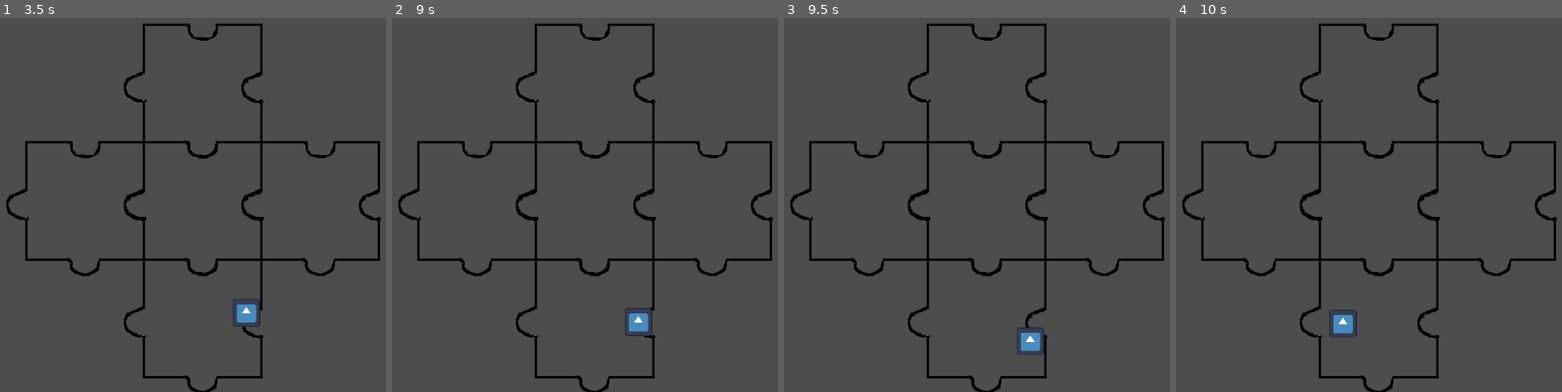
Above: before the commit, frames 1-4 (left to right).
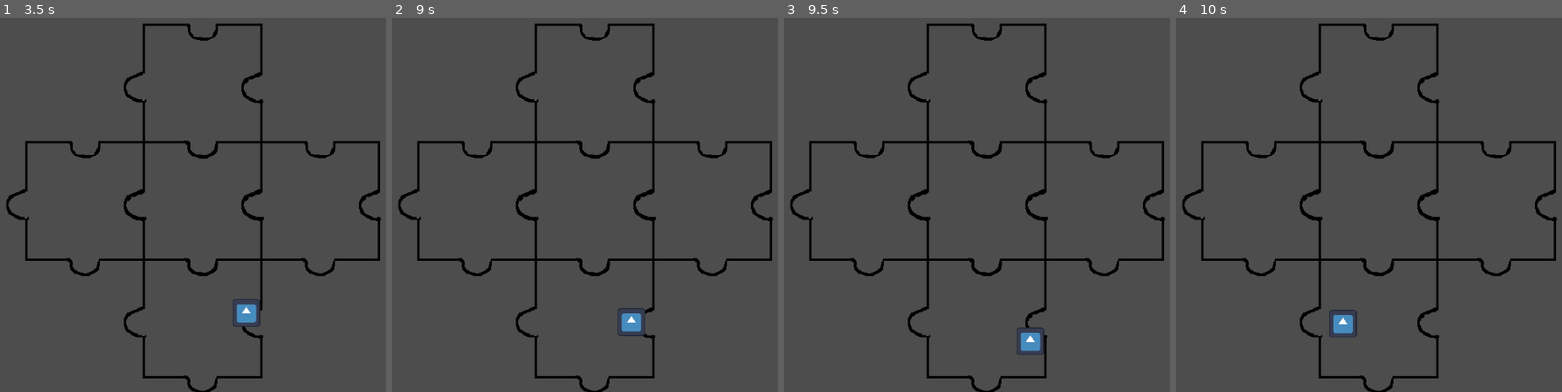
Above: after the commit, the same moments.

Repository: Psonbre/WonderJam2024
Game: Godot game, scene res://Scenes/game.tscn
Same seed, same stepped clock (60 frames per second), same inputs: the game is played once before the commit and once after it. The engine's default icon, where the game draws it, is replaced by a stand-in: a white triangle on a blue panel in a dark square.
Inputs (mouse positions are in pixels of both pictures, inside the frame that each line leads up to):
- Up to frame 1 (3.5 s): move the mouse to (84, 197) at 0.52 s; hold D (Right) 0.53-2.03 s; click (84, 197) at 0.6 s; tap Space (Jump) at 0.77, 1.52, 3.02 s; move the mouse to (204, 201) at 1.27 s; click (204, 201) at 1.35 s; tap Enter at 2 s; move the mouse to (204, 85) at 2.02 s; hold A (Left) 2.03-2.78 s; click (204, 85) at 2.1 s; move the mouse to (320, 201) at 2.77 s; hold D (Right) from 2.78 s (still down); click (320, 201) at 2.85 s
- Up to frame 2 (9 s): move the mouse to (596, 317) at 3.52 s; click (596, 317) at 3.6 s; tap Space (Jump) at 3.77, 4.25, 4.52, 6.02, 6.77, 7.52, 8.75 s; move the mouse to (403, 145) at 4.27 s; release D (Right) at 4.28 s; hold A (Left) 4.28-5.03 s; click (403, 145) at 4.35 s; move the mouse to (639, 201) at 5.02 s; hold D (Right) 5.03-5.78 s; click (639, 201) at 5.1 s; move the mouse to (503, 107) at 5.77 s; hold A (Left) 5.78-7.28 s; click (503, 107) at 5.85 s; move the mouse to (754, 182) at 6.52 s; click (754, 182) at 6.6 s; tap Enter at 7.25 s; move the mouse to (473, 219) at 7.27 s; hold D (Right) from 7.28 s (still down); click (473, 219) at 7.35 s; move the mouse to (673, 118) at 8.02 s; click (673, 118) at 8.1 s; move the mouse to (573, 276) at 8.77 s; click (573, 276) at 8.85 s
- Up to frame 3 (9.5 s): keep holding D (Right); tap Space (Jump) at 9.02 s
- Up to frame 4 (10 s): move the mouse to (outside the picture) at 9.52 s; release D (Right) at 9.53 s; hold A (Left) from 9.53 s (still down); click (outside the picture) at 9.6 s; tap Space (Jump) at 9.77 s

Frame 1 is identical in both runs. In frame 2, 0.3% of the frame differs, in the area x 58-68%, y 77-86%; in frame 3, less than 0.1%; in frame 4, nothing differs.

Commit message:
fixed overlap bug

Diff:
--- a/Scenes/PuzzlePiece.tscn
+++ b/Scenes/PuzzlePiece.tscn
@@ -1,10 +1,10 @@
-[gd_scene load_steps=12 format=3 uid="uid://myxxv60jcpcy"]
+[gd_scene load_steps=13 format=3 uid="uid://myxxv60jcpcy"]
 
 [ext_resource type="Script" path="res://Scripts/puzzle_piece.gd" id="1_rmpnu"]
 [ext_resource type="Texture2D" uid="uid://78fcpax4ltua" path="res://Assets/Jigsaw.png" id="2_4xsa1"]
 
 [sub_resource type="RectangleShape2D" id="RectangleShape2D_812v4"]
-size = Vector2(204, 204)
+size = Vector2(200, 200)
 
 [sub_resource type="RectangleShape2D" id="RectangleShape2D_ym7pf"]
 size = Vector2(2, 20)
@@ -19,7 +19,7 @@
 size = Vector2(20, 2)
 
 [sub_resource type="RectangleShape2D" id="RectangleShape2D_1x6ai"]
-size = Vector2(6.4, 7)
+size = Vector2(5.4, 7)
 
 [sub_resource type="Gradient" id="Gradient_gbxod"]
 offsets = PackedFloat32Array(0.0134228)
@@ -31,6 +31,9 @@
 
 [sub_resource type="RectangleShape2D" id="RectangleShape2D_qi8qm"]
 size = Vector2(10, 4.15)
+
+[sub_resource type="RectangleShape2D" id="RectangleShape2D_wxsww"]
+size = Vector2(149, 164)
 
 [node name="Area2D" type="Area2D" groups=["PuzzlePieces"]]
 script = ExtResource("1_rmpnu")
@@ -45,7 +48,6 @@
 
 [node name="CollisionShape2D" type="CollisionShape2D" parent="PuzzlePiece/LeftCollider"]
 position = Vector2(-10.8, 0)
-scale = Vector2(1, 1)
 shape = SubResource("RectangleShape2D_ym7pf")
 
 [node name="RightCollider" type="StaticBody2D" parent="PuzzlePiece"]
@@ -71,7 +73,6 @@
 
 [node name="CollisionShape2D" type="CollisionShape2D" parent="PuzzlePiece/LeftBound"]
 position = Vector2(-11.1, 0.8)
-scale = Vector2(1, 1)
 shape = SubResource("RectangleShape2D_1x6ai")
 
 [node name="Sprite2D" type="Sprite2D" parent="PuzzlePiece/LeftBound"]
@@ -83,7 +84,8 @@
 [node name="RightBound" type="Area2D" parent="PuzzlePiece"]
 
 [node name="CollisionShape2D" type="CollisionShape2D" parent="PuzzlePiece/RightBound"]
-position = Vector2(8.7, 0.7)
+position = Vector2(9.2, 0.7)
+scale = Vector2(1, 1)
 shape = SubResource("RectangleShape2D_1x6ai")
 
 [node name="Sprite2D" type="Sprite2D" parent="PuzzlePiece/RightBound"]
@@ -96,7 +98,6 @@
 
 [node name="CollisionShape2D" type="CollisionShape2D" parent="PuzzlePiece/TopBound"]
 position = Vector2(0, -9.25)
-scale = Vector2(1, 1)
 shape = SubResource("RectangleShape2D_qi8qm")
 
 [node name="Sprite2D" type="Sprite2D" parent="PuzzlePiece/TopBound"]
@@ -110,7 +111,6 @@
 
 [node name="CollisionShape2D" type="CollisionShape2D" parent="PuzzlePiece/BottomBound"]
 position = Vector2(0, -8.675)
-scale = Vector2(1, 1)
 shape = SubResource("RectangleShape2D_qi8qm")
 
 [node name="Sprite2D" type="Sprite2D" parent="PuzzlePiece/BottomBound"]
@@ -126,6 +126,12 @@
 scale = Vector2(0.11, 0.11)
 texture = ExtResource("2_4xsa1")
 
+[node name="PuzzlePieceOverlap" type="Area2D" parent="."]
+
+[node name="CollisionShape2D" type="CollisionShape2D" parent="PuzzlePieceOverlap"]
+position = Vector2(-9.5, 10)
+shape = SubResource("RectangleShape2D_wxsww")
+
 [connection signal="body_entered" from="." to="." method="_on_body_entered"]
 [connection signal="body_exited" from="." to="." method="_on_body_exited"]
 [connection signal="mouse_entered" from="." to="." method="_on_mouse_entered"]
--- a/Scripts/puzzle_piece.gd
+++ b/Scripts/puzzle_piece.gd
@@ -29,6 +29,7 @@
 		$PuzzlePiece/BottomCollider/CollisionShape2D.disabled = value
 
 var is_dragging := false
+static var global_dragging := false
 var is_hovering := false
 var velocity := Vector2.ZERO
 var default_scale := Vector2(1.0, 1.0)
@@ -43,7 +44,7 @@
 	attempt_connection()
 
 func _process(delta):
-	if Input.is_action_just_pressed("Click") and is_hovering:
+	if Input.is_action_just_pressed("Click") and is_hovering and !global_dragging:
 		start_dragging()
 	elif Input.is_action_just_released("Click") and is_hovering and is_dragging:
 		stop_dragging()
@@ -69,6 +70,7 @@
 	sprite.z_index = 10
 	start_drag_position = position
 	is_dragging = true
+	global_dragging = true
 	set_puzzle_piece_collisions_to_foreground(true)
 	for node in $PuzzlePiece/Content.get_children(false):
 		set_collisions_to_foreground(node, true)
@@ -79,11 +81,19 @@
 func stop_dragging():
 	sprite.z_index = -1
 	is_dragging = false
+	global_dragging = false
 	set_puzzle_piece_collisions_to_foreground(false)
 	for node in $PuzzlePiece/Content.get_children(true):
 		set_collisions_to_foreground(node, false)
-	for area in get_overlapping_areas():
-		print(area)
+	await get_tree().physics_frame
+	await get_tree().physics_frame
+	for area in $PuzzlePieceOverlap.get_overlapping_areas():
+		if area.get_parent() is PuzzlePiece and area.get_parent() != self:
+			position = start_drag_position
+			await get_tree().physics_frame
+			attempt_connection()
+			return
+
 	attempt_connection()
 	for piece in get_tree().get_nodes_in_group("PuzzlePieces"):
 		if piece != self : piece.attempt_connection()
